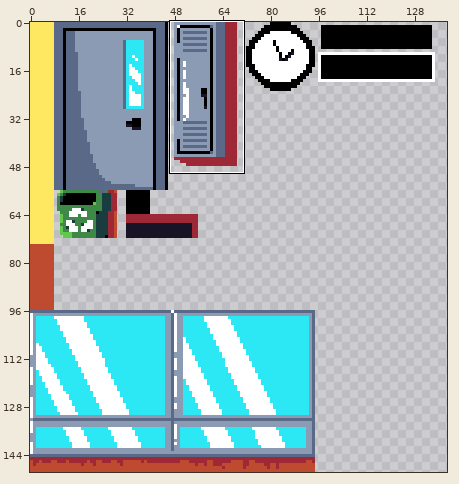
Pixel-art file: Concept/tilemap.aseprite. The first picture is a wide view before the edit; the outline marks the close-up.
Close-up. Earlier state:
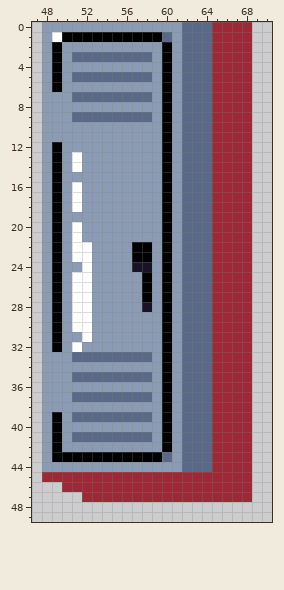
150x150 pixels, 1 frame. Shown: x 47..70, y 0..49. The wide view leaves out empty margins. The commit also changed other parts of the picture, which this record leaves out.
And afterwards:
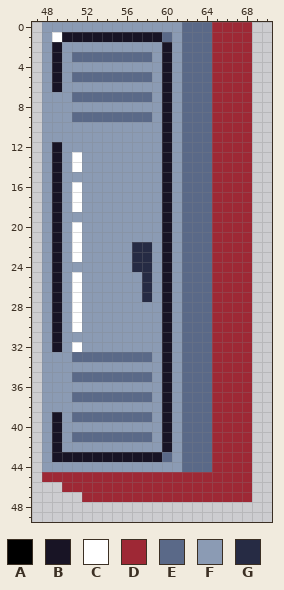
Palette (. is transparent): A #000000  B #181425  C #ffffff  D #9e2835  E #5a6988  F #8b9bb4  G #262b44
Difference:
y 1: x 50..59 AAAAAAAAAA -> BBBBBBBBBB
y 2..6: x 49 A -> B; x 60 A -> B
y 7..11: x 60 A -> B
y 12..21: x 49 A -> B; x 60 A -> B
y 22..23: x 49 A -> B; x 52 C -> F; x 57..58 AA -> GG; x 60 A -> B
y 24: x 49 A -> B; x 52 C -> F; x 57..58 BB -> GG; x 60 A -> B
y 25..27: x 49 A -> B; x 52 C -> F; x 58 A -> G; x 60 A -> B
y 28: x 49 A -> B; x 52 C -> F; x 58 B -> F; x 60 A -> B
y 29..31: x 49 A -> B; x 52 C -> F; x 60 A -> B
y 32: x 49 A -> B; x 60 A -> B
y 33..38: x 60 A -> B
y 39..42: x 49 A -> B; x 60 A -> B
y 43: x 49..59 AAAAAAAAAAA -> BBBBBBBBBBB
Where, in picture pixels (left, top, right, bottom), the same in both close-ups:
changed: (52, 32, 172, 462)
